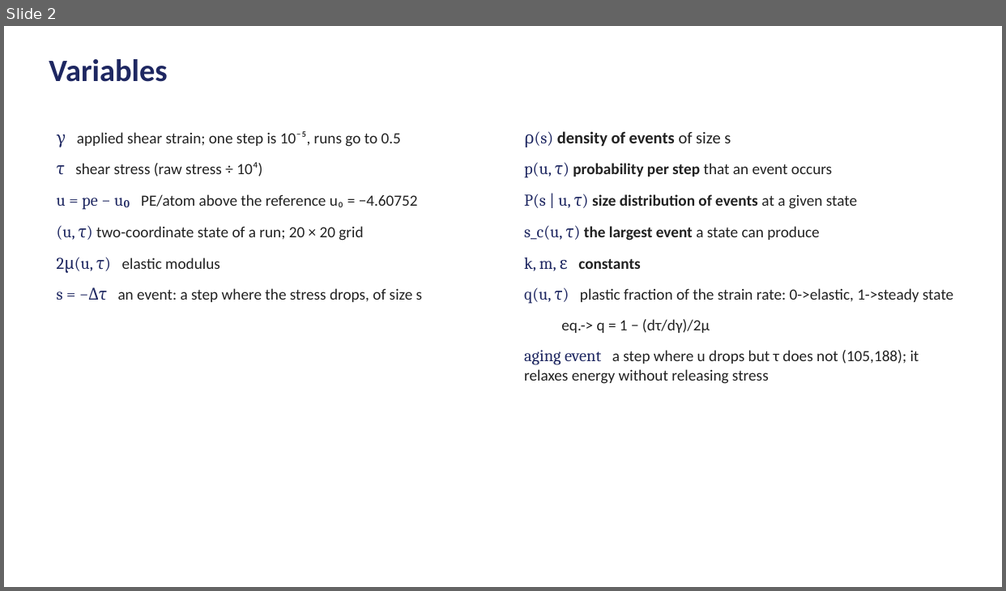
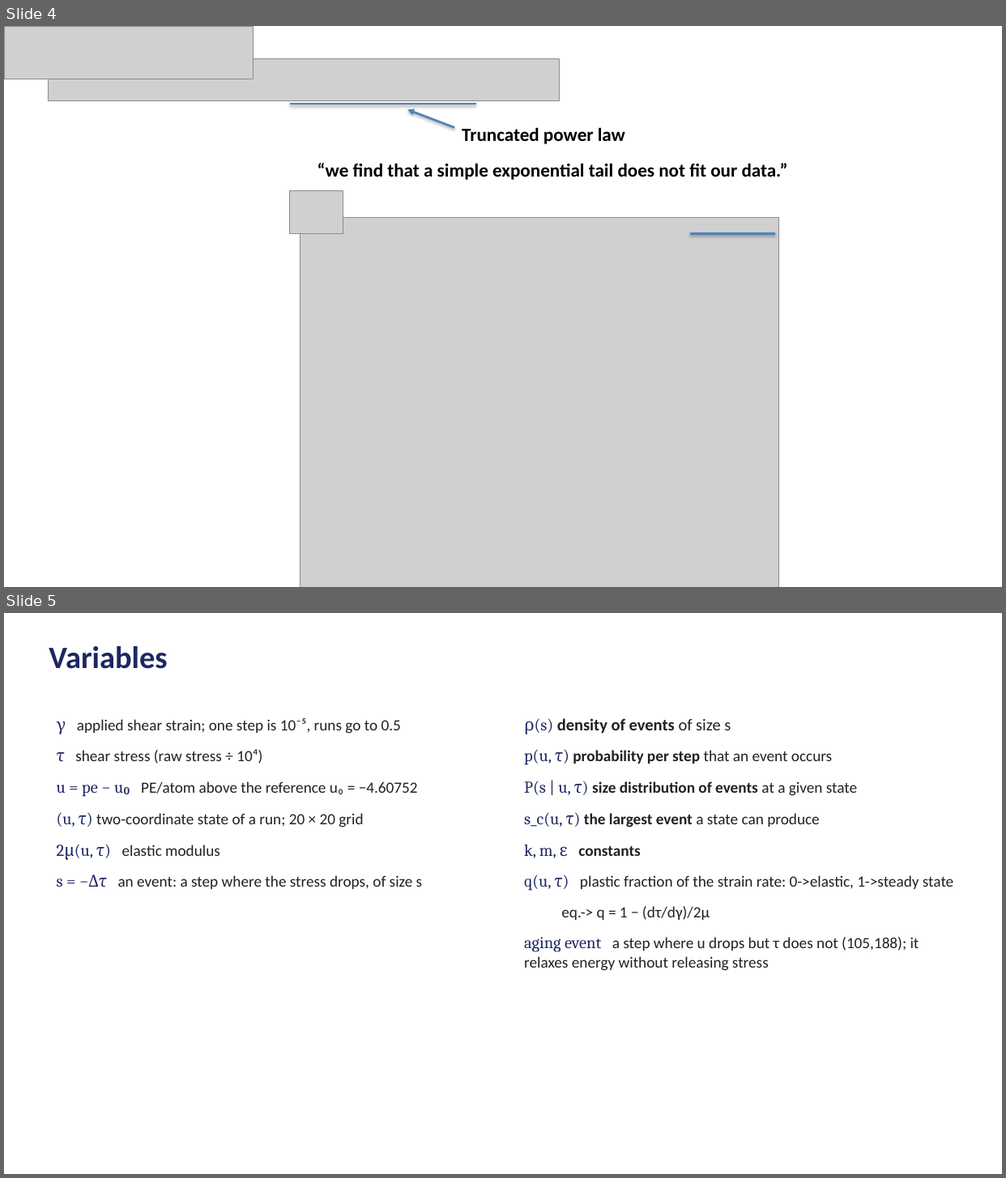
Before and after one commit to Samc73/SEEM, a slide deck: SEEM_project_deck.pptx. Shown one above the other, each under a label of ours: slide 2 before the commit, slides 4 and 5 after it. The pictures are 1006x591 and 1006x1178 pixels, drawn with LibreOffice and Linux fonts; fonts in the diff are those of the drawing; grey boxes stand for pictures. Boxes give left, top, right and bottom in pixels: in the first picture for what was removed or moved away, otherwise in the second. Text is boxed around its words. In the diff, an @@ line names an element or a change of style, - is before the commit and + after.

```diff
--- a/SEEM_project_deck.pptx
+++ b/SEEM_project_deck.pptx
@@ slide 4 added at (4, 26, 1002, 587), background #FFFFFF @@
@@ picture added at (4, 26, 253, 79) @@
@@ picture added at (49, 59, 560, 101) @@
@@ line added from (290, 104) to (476, 104), #4F81BD 2 pt @@
@@ arrow added from (454, 128) to (407, 110), #4F81BD 2 pt @@
@@ text added at (462, 127, 625, 144), 18 pt, text #000000, bold @@
+Truncated power law
@@ text added at (317, 163, 788, 180), 18 pt, text #000000, bold @@
+“we find that a simple exponential tail does not fit our data.”
@@ picture added at (290, 191, 343, 234) @@
@@ picture added at (300, 218, 779, 587) @@
@@ line added from (691, 234) to (776, 234), #4F81BD 2 pt @@
@@ what was slide 2 is now slide 5 @@
```
Also in this commit, not shown: 4 slides changed, 3 other slides added, 8 other files.
